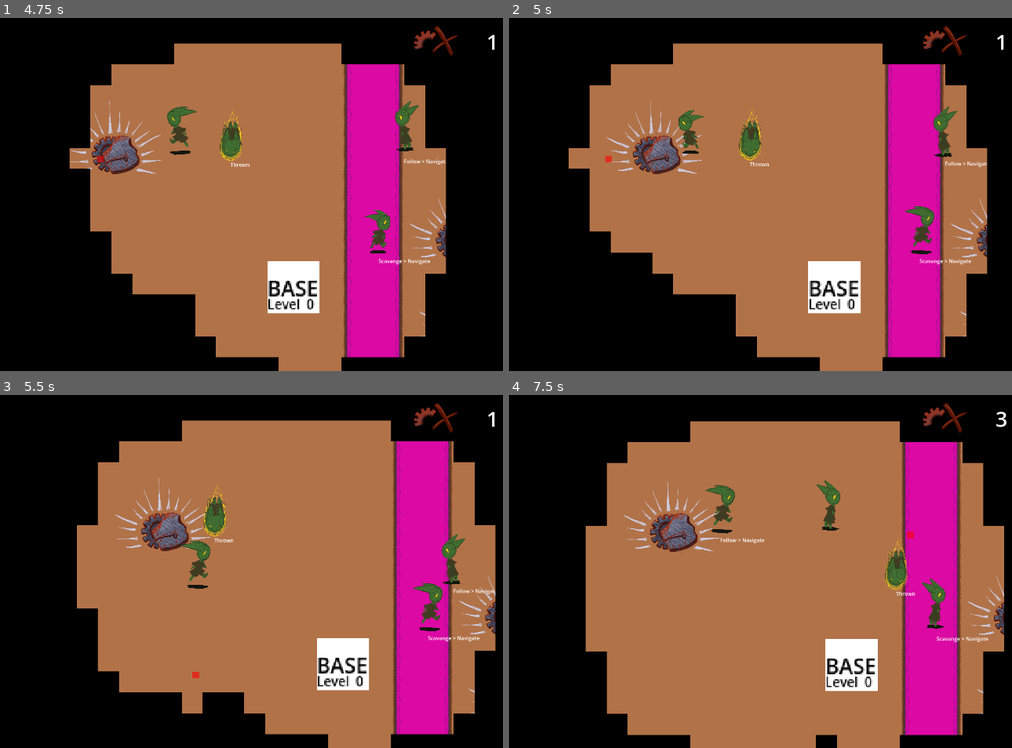
Above: before the commit, frames 1-4 (two rows, left to right).
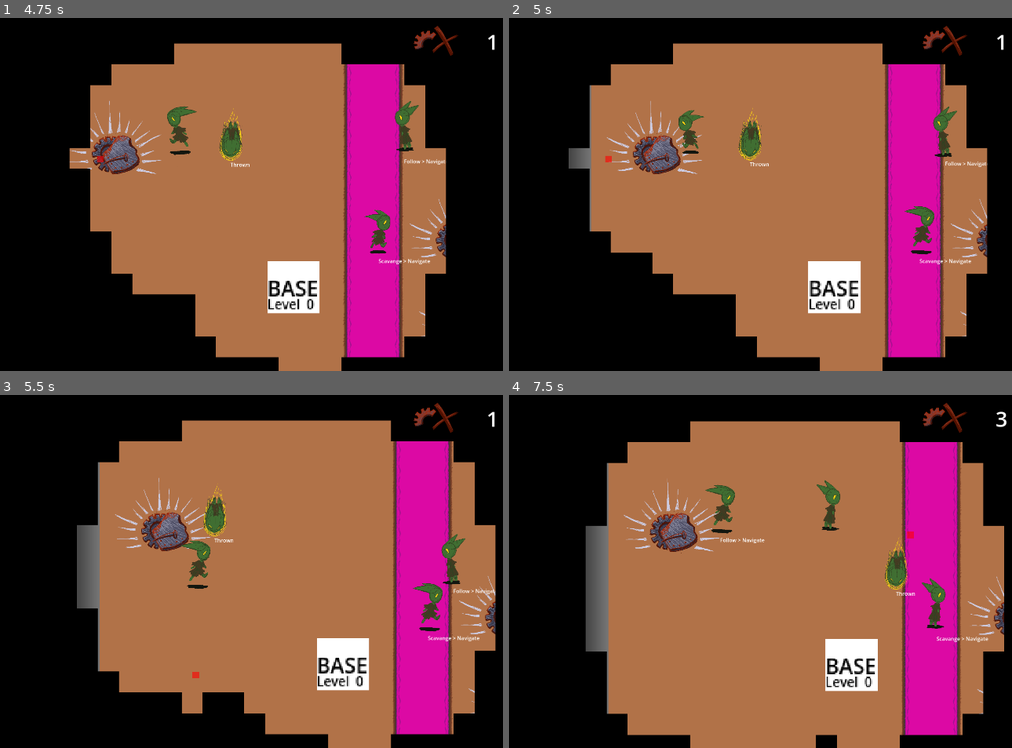
Above: after the commit, the same moments.

Repository: loteque/GoblinGame
Game: Godot game, scene res://main.tscn
Same seed, same stepped clock (60 frames per second), same inputs: the game is played once before the commit and once after it. Sound files missing from this copy of the repository are replaced by a short silence.
Inputs:
- Up to frame 1 (4.75 s): hold D (right) 0.53-1.28 s; hold Shift (call) 0.53-1.28 s; hold S (down) 1.28-2.03 s; tap one key every 0.75 s from 1.35 s: G (place) Space (select) Shift (call) G (place) Space (select); hold D (right) 2.03-2.78 s; hold W (up) 2.78-3.53 s; hold A (left) from 3.53 s (still down)
- Up to frame 2 (5 s): keep holding A (left)
- Up to frame 3 (5.5 s): release A (left) at 5.03 s; hold S (down) from 5.03 s (still down); hold Shift (call) from 5.03 s (still down)
- Up to frame 4 (7.5 s): release S (down) at 5.78 s; release Shift (call) at 5.78 s; hold D (right) 5.78-6.53 s; tap G (place) at 5.85 s; hold W (up) 6.53-7.28 s; tap Space (select) at 6.6 s; hold D (right) from 7.28 s (still down); tap Shift (call) at 7.35 s

Frame 1 is identical in both runs. In frame 2, 0.4% of the frame differs, in the area x 11-17%, y 19-61%; in frame 3, 1.2%; in frame 4, 1.8%, in the area x 15-20%, y 19-91%.

Commit message:
Add simple grey cave walls to world boundery
Closes #141

Diff:
--- a/project/main.tscn
+++ b/project/main.tscn
@@ -29,6 +29,13 @@
 shader = ExtResource("5_n4qge")
 
 [sub_resource type="WorldBoundaryShape2D" id="WorldBoundaryShape2D_u4m3w"]
+
+[sub_resource type="Gradient" id="Gradient_enkf7"]
+offsets = PackedFloat32Array(0, 0.154122, 0.856631, 1)
+colors = PackedColorArray(0, 0, 0, 1, 0.20989, 0.20989, 0.20989, 1, 0.28485, 0.28485, 0.28485, 1, 0.458405, 0.458405, 0.458405, 1)
+
+[sub_resource type="GradientTexture2D" id="GradientTexture2D_mpkqw"]
+gradient = SubResource("Gradient_enkf7")
 
 [sub_resource type="TileSetAtlasSource" id="TileSetAtlasSource_37y22"]
 texture = ExtResource("5_spagt")
@@ -354,7 +361,7 @@
 [node name="WorldBoundery" type="StaticBody2D" parent="."]
 
 [node name="Bottom" type="CollisionShape2D" parent="WorldBoundery"]
-position = Vector2(551, 2019)
+position = Vector2(551, 1973)
 shape = SubResource("WorldBoundaryShape2D_u4m3w")
 
 [node name="Left" type="CollisionShape2D" parent="WorldBoundery"]
@@ -371,6 +378,28 @@
 position = Vector2(4535, 99)
 rotation = -1.5708
 shape = SubResource("WorldBoundaryShape2D_u4m3w")
+
+[node name="CaveWallLeft" type="Sprite2D" parent="WorldBoundery"]
+position = Vector2(-206, 796.5)
+scale = Vector2(6.59375, 62.2344)
+texture = SubResource("GradientTexture2D_mpkqw")
+
+[node name="CaveWallRight" type="Sprite2D" parent="WorldBoundery"]
+position = Vector2(4743, 797)
+scale = Vector2(6.59375, 62.2344)
+texture = SubResource("GradientTexture2D_mpkqw")
+
+[node name="CaveWallTop" type="Sprite2D" parent="WorldBoundery"]
+position = Vector2(2159.74, -709)
+rotation = 1.5708
+scale = Vector2(6.59375, 93.605)
+texture = SubResource("GradientTexture2D_mpkqw")
+
+[node name="CaveWallBottom" type="Sprite2D" parent="WorldBoundery"]
+position = Vector2(2170, 2181)
+rotation = 1.5708
+scale = Vector2(6.59375, 93.605)
+texture = SubResource("GradientTexture2D_mpkqw")
 
 [node name="TileMap64" type="TileMap" parent="."]
 tile_set = SubResource("TileSet_4ynmb")
--- a/project/static_unit.tscn
+++ b/project/static_unit.tscn
@@ -5,10 +5,9 @@
 [sub_resource type="RectangleShape2D" id="RectangleShape2D_u3cdd"]
 size = Vector2(42.25, 42.75)
 
-[node name="StaticUnit" type="StaticBody2D" node_paths=PackedStringArray("upgrada_name_label", "upgrade_value_label") groups=["Upgradable"]]
+[node name="StaticUnit" type="StaticBody2D" node_paths=PackedStringArray("upgrade_value_label") groups=["Upgradable"]]
 scale = Vector2(4, 4)
 script = ExtResource("1_o2la3")
-upgrada_name_label = NodePath("ColorRect/HBoxContainer/UpgradeLabel")
 upgrade_value_label = NodePath("ColorRect/HBoxContainer/UpgradeValue")
 
 [node name="CollisionShape2D" type="CollisionShape2D" parent="."]
Not shown: 1 places in project/main.tscn that only renumber resources
